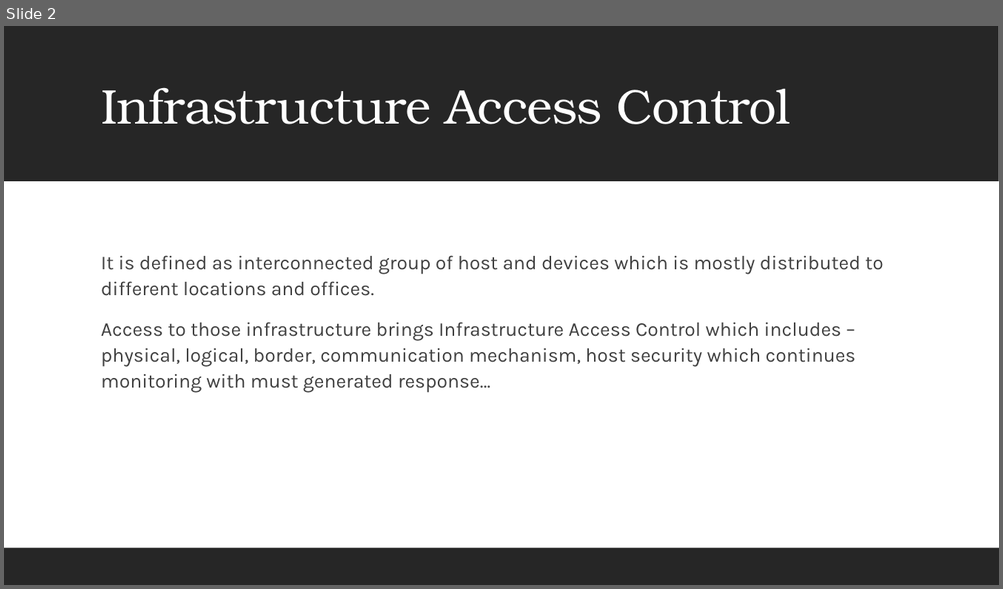
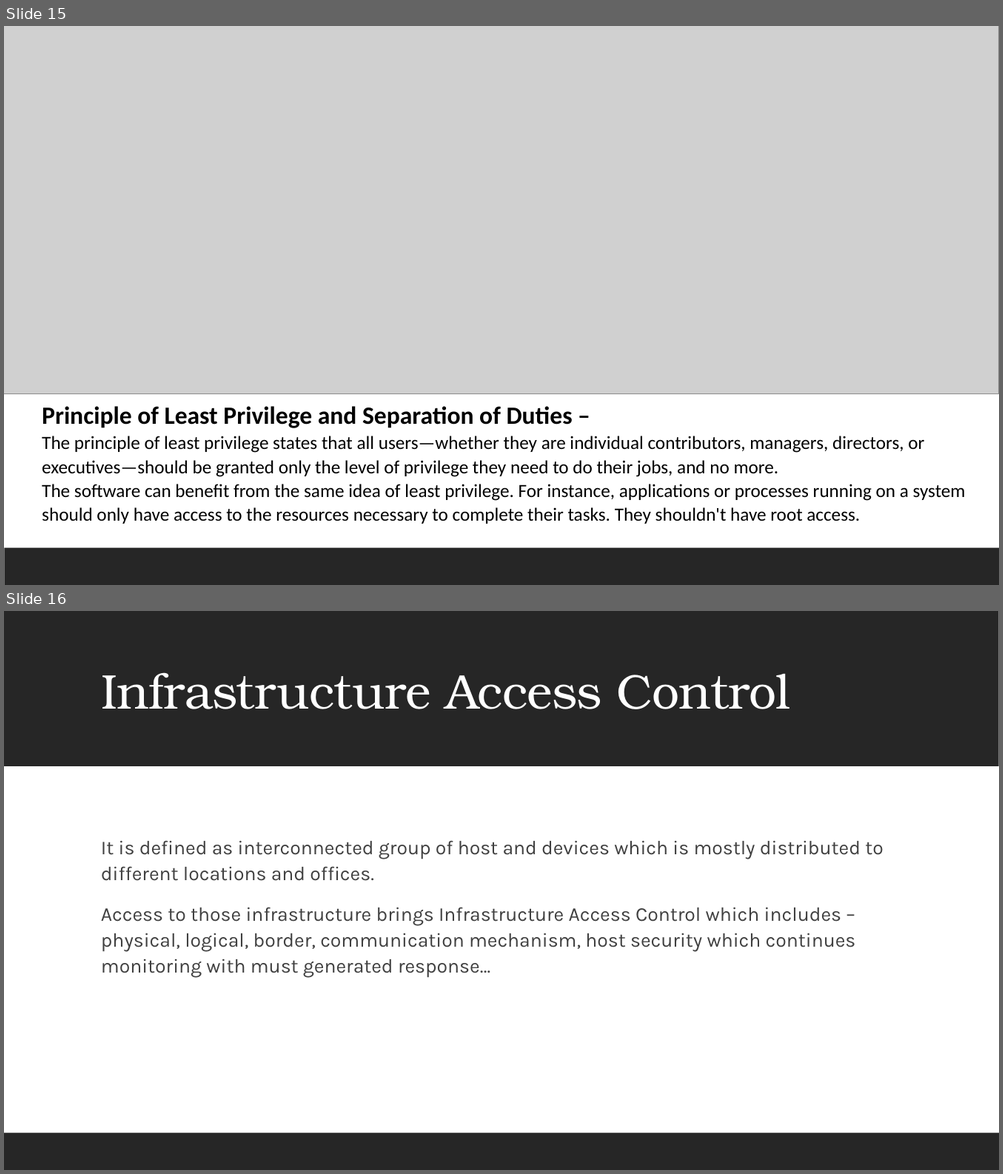
Before and after one commit to ronnie-1947/access-control-ppt, a slide deck: Access Control.pptx. Shown one above the other, each under a label of ours: slide 2 before the commit, slides 15 and 16 after it. The pictures are 1003x589 and 1003x1174 pixels, drawn with LibreOffice and Linux fonts; fonts in the diff are those of the drawing; grey boxes stand for pictures. Boxes give left, top, right and bottom in pixels: in the first picture for what was removed or moved away, otherwise in the second. Text is boxed around its words. In the diff, an @@ line names an element or a change of style, - is before the commit and + after.

Commit message:
<access contol addited>

```diff
--- a/Access Control.pptx
+++ b/Access Control.pptx
@@ slide 15 added at box(4, 26, 999, 585), background #FFFFFF @@
@@ picture added at box(4, 26, 999, 394) @@
@@ text added at box(42, 406, 965, 524), 18 pt, text #000000 @@
+Principle of Least Privilege and Separation of Duties –
+The principle of least privilege states that all users—whether they are individual contributors, managers, directors, or executives—should be granted only the level of privilege they need to do their jobs, and no more.
+The software can benefit from the same idea of least privilege. For instance, applications or processes running on a system should only have access to the resources necessary to complete their tasks. They shouldn't have root access.
@@ rectangle added at box(4, 548, 999, 585), fill #262626 @@
@@ what was slide 2 is now slide 16 @@
```
Also in this commit, not shown: 13 other slides added.
